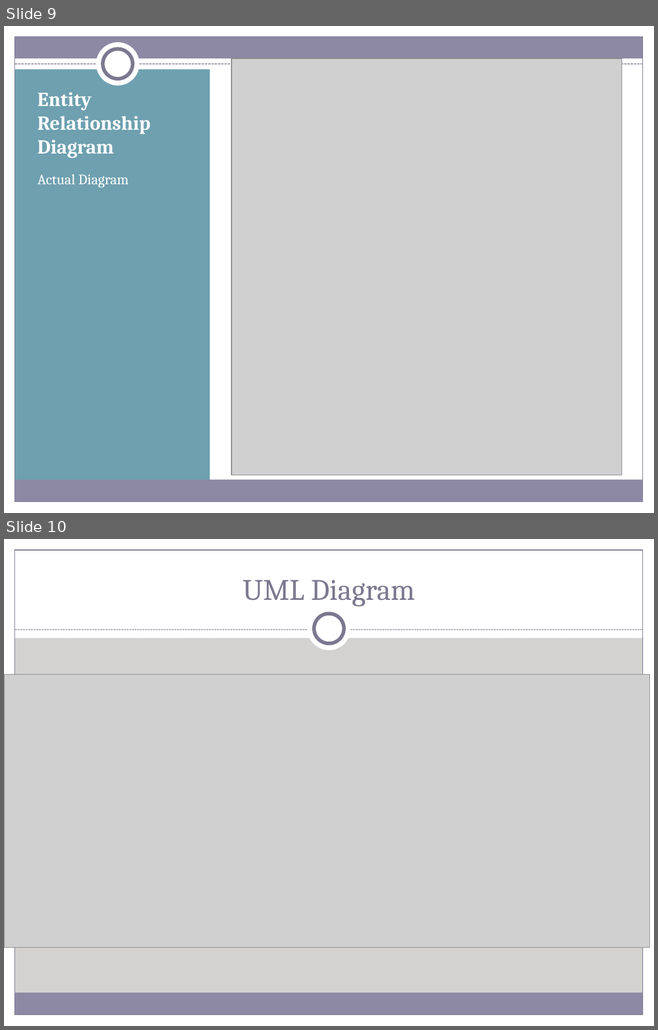
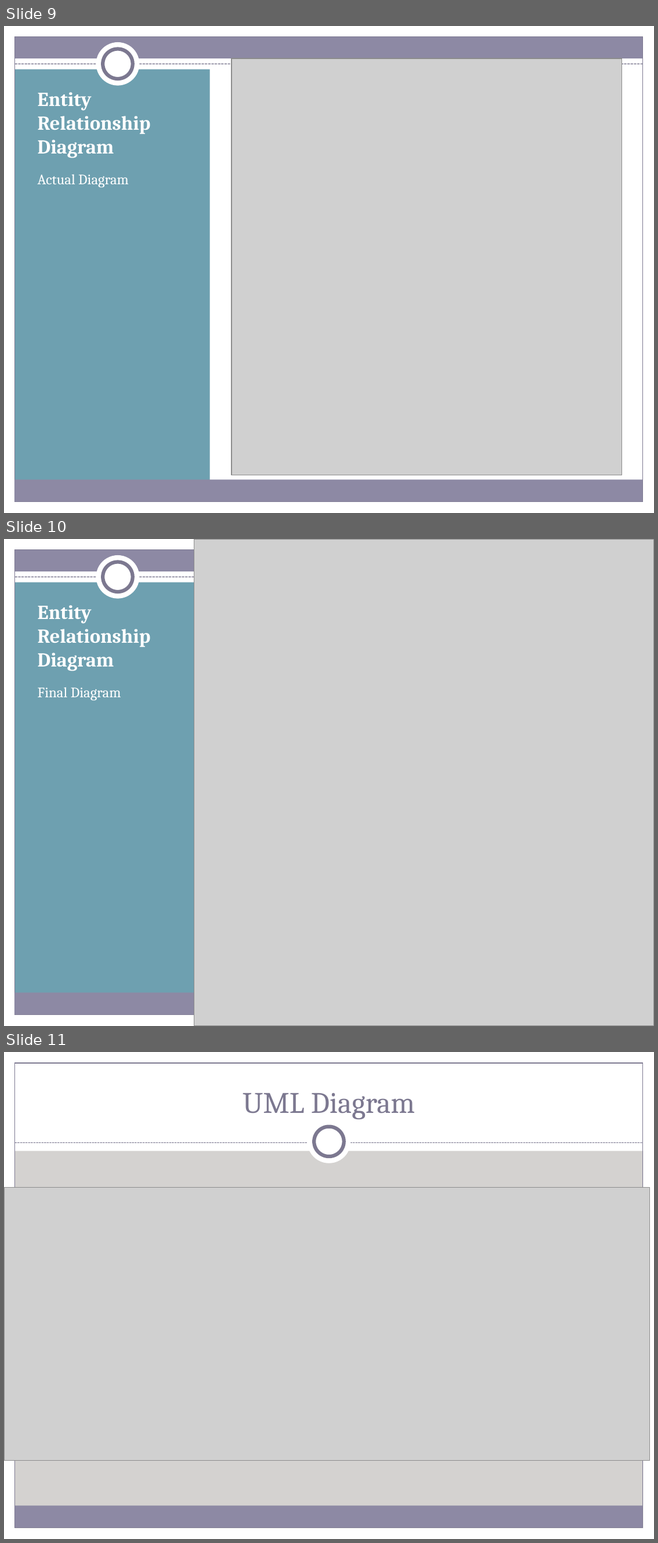
Before and after one commit to MNLBC/Group2Projects, a slide deck: 7. Group Project/W7D5_Project/Powerpoint/Watch Me Whip (UPDATED).pptx. Shown one above the other, each under a label of ours: slides 9 and 10 before the commit, slides 9, 10 and 11 after it. The pictures are 658x1030 and 658x1543 pixels, drawn with LibreOffice and Linux fonts; fonts in the diff are those of the drawing; grey boxes stand for pictures. Boxes give left, top, right and bottom in pixels: in the first picture for what was removed or moved away, otherwise in the second. Text is boxed around its words. In the diff, an @@ line names an element or a change of style, - is before the commit and + after.

Commit message:
Added ERD in PPT

```diff
--- a/7. Group Project/W7D5_Project/Powerpoint/Watch Me Whip (UPDATED).pptx
+++ b/7. Group Project/W7D5_Project/Powerpoint/Watch Me Whip (UPDATED).pptx
@@ slide 10 added at [4, 539, 654, 1026], background #FFFFFF; not listed: 11 template elements that a slide beside it also shows @@
@@ picture added at [194, 539, 654, 1026] @@
@@ title added at [38, 605, 151, 671], 22 pt, text #FFFFFF, bold @@
+Entity Relationship Diagram
@@ text added at [38, 687, 121, 700], 16 pt, text #FFFFFF @@
+Final Diagram
@@ what was slide 10 is now slide 11 @@
```
